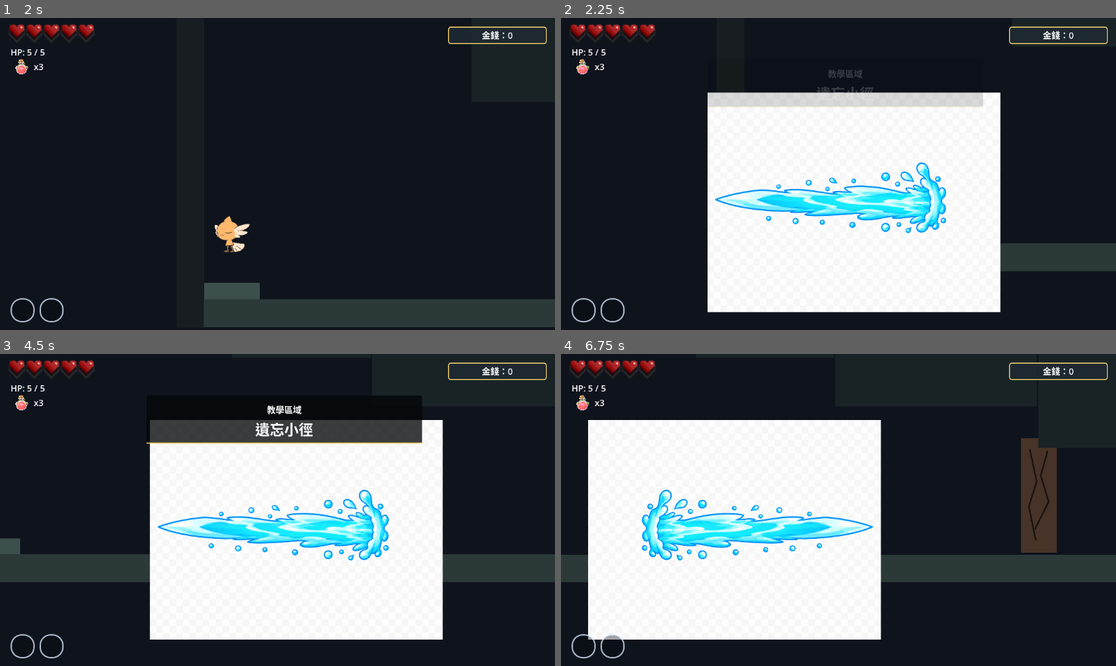
Above: before the commit, frames 1-4 (two rows, left to right).
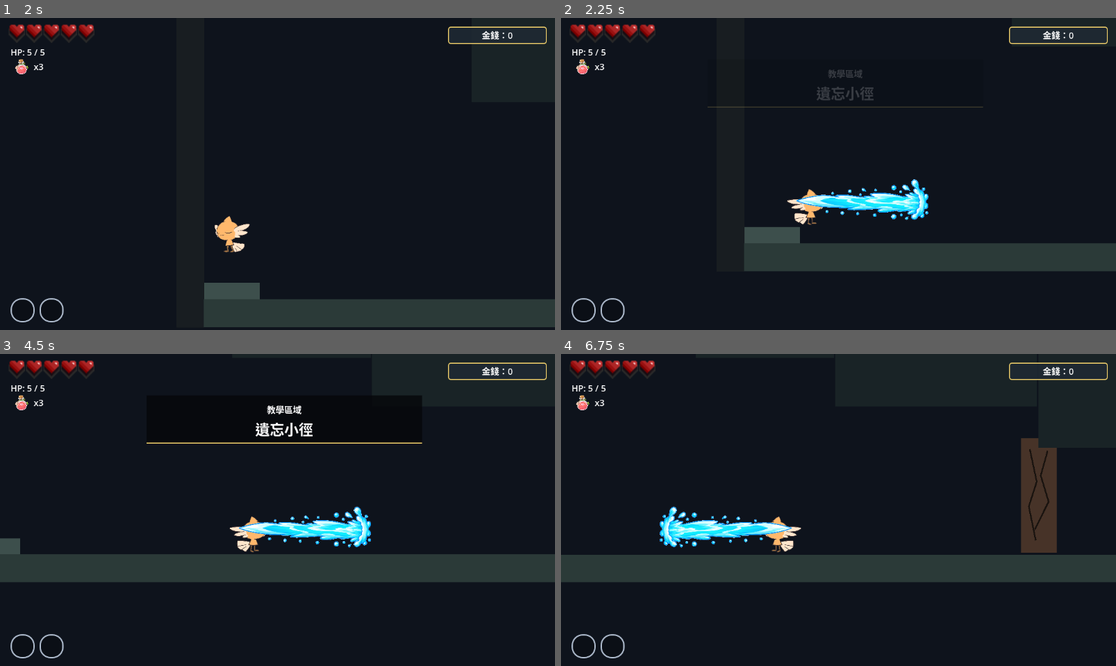
Above: after the commit, the same moments.

Repository: Yiping-01/godot-small
Game: Godot game, scene res://scenes/intro.tscn
Two runs of this game, one before a commit and one after it. Both use one fixed random seed, a clock stepped at 60 frames per second and the inputs below. Video files are missing from this copy of the repository; at most half a second of black plays in their place. Sound files missing from this copy of the repository are replaced by a short silence.
Inputs (mouse positions are in pixels of both pictures, inside the frame that each line leads up to):
- Up to frame 1 (2 s): tap Enter (ui_accept) at 0.5 s; move the mouse to (399, 158) at 0.52 s; hold D (move_right) 0.53-1.25 s; tap X (attack) at 0.6 s; tap Z (jump) at 0.77 s; tap F (far_attack) at 0.8 s; click "開始新篇章" at 1.25 s
- Up to frame 2 (2.25 s): move the mouse to (727, 189) at 2.02 s; hold D (move_right) from 2.03 s (still down); tap F (far_attack) at 2.1 s
- Up to frame 3 (4.5 s): tap Z (jump) at 2.27, 3.77 s; tap X (attack) at 2.3, 2.85, 3.8 s; move the mouse to (333, 441) at 2.77 s; release D (move_right) at 2.78 s; hold A (move_left) 2.78-3.53 s; tap F (far_attack) at 3.05, 4.35 s; move the mouse to (249, 572) at 3.52 s; hold D (move_right) from 3.53 s (still down); tap C (dash) at 3.6 s; move the mouse to (444, 556) at 4.27 s
- Up to frame 4 (6.75 s): tap Z (jump) at 4.52, 5.27 s; move the mouse to (672, 463) at 5.02 s; release D (move_right) at 5.03 s; hold A (move_left) 5.03-5.78 s; tap E (interact) at 5.1 s; tap X (attack) at 5.3, 5.85 s; move the mouse to (866, 510) at 5.77 s; hold D (move_right) 5.78-6.53 s; tap F (far_attack) at 6.05, 6.6 s; move the mouse to (755, 432) at 6.52 s; hold A (move_left) from 6.53 s (still down)

Frame 1 is identical in both runs. In frame 2, 37% of the frame differs, in the area x 26-80%, y 23-95%; in frame 3, 37%; in frame 4, 37%.

Commit message:
遠距離攻擊

Diff:
--- a/scripts/enemy.gd
+++ b/scripts/enemy.gd
@@ -140,13 +140,13 @@
 	collision_layer = 0
 	collision_mask = 1
 	collision_shape.set_deferred("disabled", true)
-	hurtbox.monitoring = false
-	hurtbox.monitorable = false
-	damage_area.monitoring = false
-	damage_area.monitorable = false
+	hurtbox.set_deferred("monitoring", false)
+	hurtbox.set_deferred("monitorable", false)
+	damage_area.set_deferred("monitoring", false)
+	damage_area.set_deferred("monitorable", false)
 	_play_audio(death_audio)
 	sprite.modulate = Color(1.0, 0.25, 0.25, 0.75)
-	_drop_coins()
+	call_deferred("_drop_coins")
 
 	await get_tree().create_timer(death_delay).timeout
 	queue_free()
--- a/scripts/enemy2.gd
+++ b/scripts/enemy2.gd
@@ -248,8 +248,8 @@
 
 
 func _set_damage_area_enabled(enabled: bool) -> void:
-	damage_area.monitoring = enabled
-	damage_shape.disabled = not enabled
+	damage_area.set_deferred("monitoring", enabled)
+	damage_shape.set_deferred("disabled", not enabled)
 
 
 func _flash(color: Color = Color(1.0, 0.35, 0.35), hold_time: float = 0.04, recover_time: float = 0.12) -> void:
@@ -264,13 +264,13 @@
 	collision_layer = 0
 	collision_mask = 1
 	collision_shape.set_deferred("disabled", true)
-	hurtbox.monitoring = false
-	hurtbox.monitorable = false
-	damage_area.monitoring = false
-	damage_area.monitorable = false
+	hurtbox.set_deferred("monitoring", false)
+	hurtbox.set_deferred("monitorable", false)
+	damage_area.set_deferred("monitoring", false)
+	damage_area.set_deferred("monitorable", false)
 	_play_audio(death_audio)
 	sprite.modulate = Color(1.0, 0.25, 0.25, 0.75)
-	_drop_coins()
+	call_deferred("_drop_coins")
 
 	await get_tree().create_timer(death_delay).timeout
 	queue_free()
--- a/scripts/legacy_split_enemy.gd
+++ b/scripts/legacy_split_enemy.gd
@@ -76,8 +76,8 @@
 
 	if hp <= 0:
 		if can_split:
-			split()
-		queue_free()
+			call_deferred("split")
+		call_deferred("queue_free")
 
 
 func split() -> void:
--- a/scripts/player.gd
+++ b/scripts/player.gd
@@ -45,10 +45,10 @@
 @export var charge_recoil_velocity: float = 260.0
 @export var charge_move_speed_multiplier: float = 0.45
 @export var far_attack_damage: int = 1
-@export var far_attack_speed: float = 640.0
-@export var far_attack_duration: float = 0.55
+@export var far_attack_speed: float = 500.0
+@export var far_attack_duration: float = 0.3
 @export var far_attack_hit_radius: float = 22.0
-@export var far_attack_effect_scale := Vector2(0.35, 0.35)
+@export var far_attack_effect_scale := Vector2(0.2, 0.2)
 
 @export_category("Camera")
 @export var camera_follow_position := Vector2(80.0, -40.0)
@@ -454,7 +454,7 @@
 
 	var projectile := FAR_ATTACK_PROJECTILE.new()
 	get_parent().add_child(projectile)
-	projectile.global_position = global_position + Vector2(46.0 * facing_direction, -6.0)
+	projectile.global_position = global_position + Vector2(100.0 * facing_direction, -6.0)
 	projectile.setup(
 		far_attack_frames,
 		facing_direction,
Binary file changed: assets/player/attack_far/far_1.png
Binary file changed: assets/player/attack_far/far_2.png
Binary file changed: assets/player/attack_far/far_3.png
Binary file changed: assets/player/attack_far/far_4.png
Binary file changed: assets/player/attack_far/far_5.png
